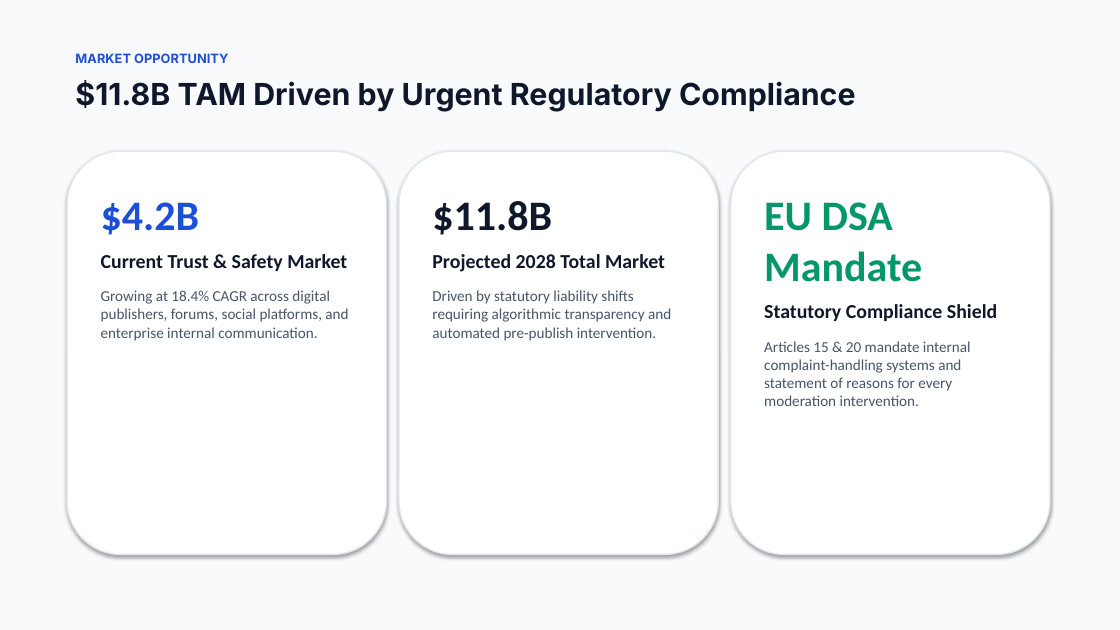
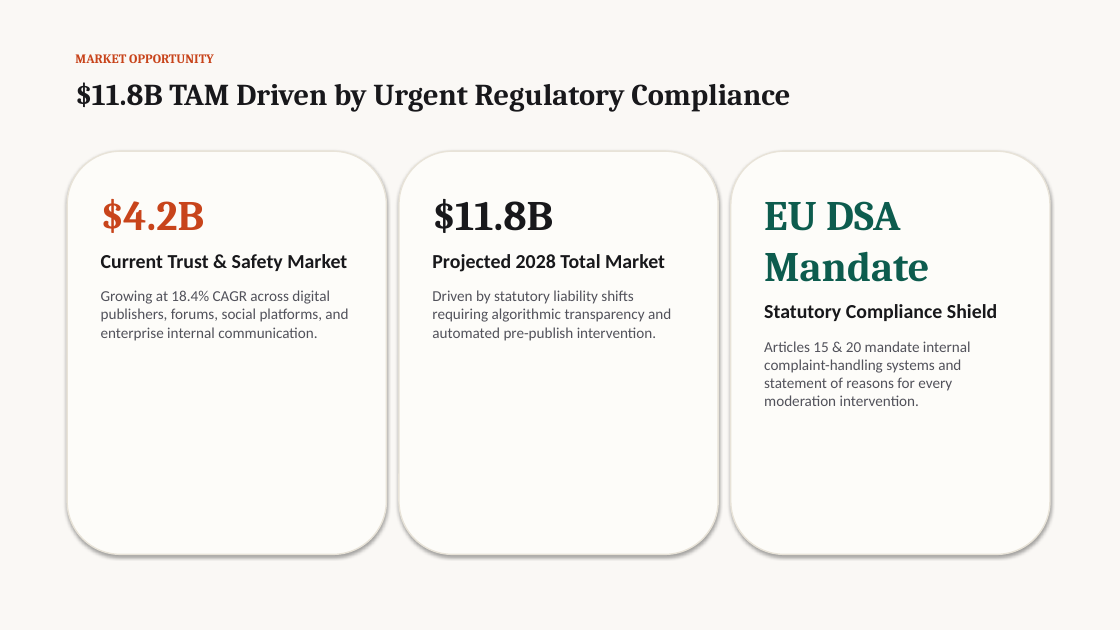
Before and after one commit to bhaskarpandey2708/beyond-likes, a slide deck: slide 10 of brand/Normative_Intelligence_Pitch_Deck.pptx. Drawn at 1120x630 pixels with LibreOffice and Linux fonts; fonts in the diff are those of the drawing. Boxes give left, top, right and bottom in pixels: in the first picture for what was removed or moved away, otherwise in the second. Text is boxed around its words. In the diff, an @@ line names an element or a change of style, - is before the commit and + after.

Commit message:
Refactor Pitch Deck and Docs Studio to Warm Terracotta and Linen Editorial design system

```diff
--- a/brand/Normative_Intelligence_Pitch_Deck.pptx
+++ b/brand/Normative_Intelligence_Pitch_Deck.pptx
@@ rectangle at [0,0,1120,630]: fill #F8FAFC to #FAF8F5 @@
@@ text "MARKET OPPORTUNITY" at [75,54,214,63]: font Inter to Cambria, text colour #1D4ED8 to #C8441B @@
@@ text "$11.8B TAM Driven by Urgent ..." at [75,82,790,112]: font Inter to Cambria, text colour #0F172A to #18181B @@
@@ fill #FFFFFF to #FDFCF9; outline #E2E8F0 1.2 pt to #E8E3D8 1.2 pt in 3 elements at [67,151,386,555], [399,151,718,555], [731,151,1050,555] @@
@@ text "$4.2B" at [101,199,348,341]: font Calibri to Cambria, text colour #1D4ED8 to #C8441B in "$4.2B"; text colour #0F172A to #18181B in "Current Trust & Safety Market"; text colour #475569 to #52525B in "Growing at 18.4% CAGR across digital publishers, ..." @@
@@ text "$11.8B" at [432,199,671,341]: font Calibri to Cambria in "$11.8B"; text colour #0F172A to #18181B in "$11.8B", "Projected 2028 Total Market"; text colour #475569 to #52525B in "Driven by statutory liability shifts requiring algorithmic ..." @@
@@ text "EU DSA Mandate" at [764,201,997,406]: font Calibri to Cambria, text colour #059669 to #0D5C4E in "EU DSA Mandate"; text colour #0F172A to #18181B in "Statutory Compliance Shield"; text colour #475569 to #52525B in "Articles 15 & 20 mandate internal complaint-handling ..." @@
```
Also in this commit, not shown: 11 other slides changed, 5 other files.
